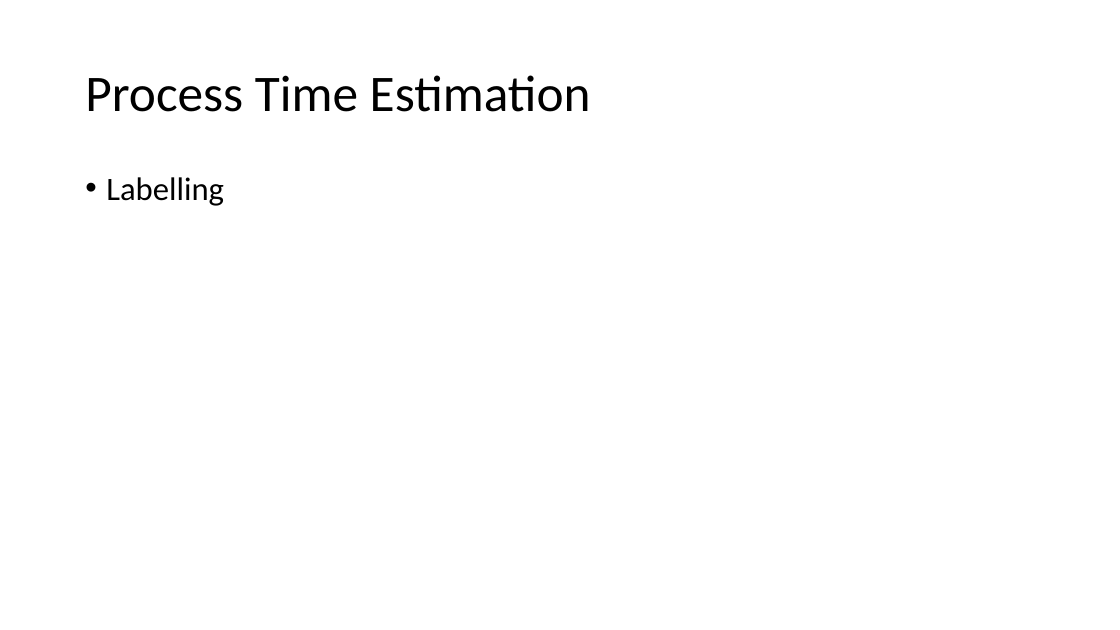
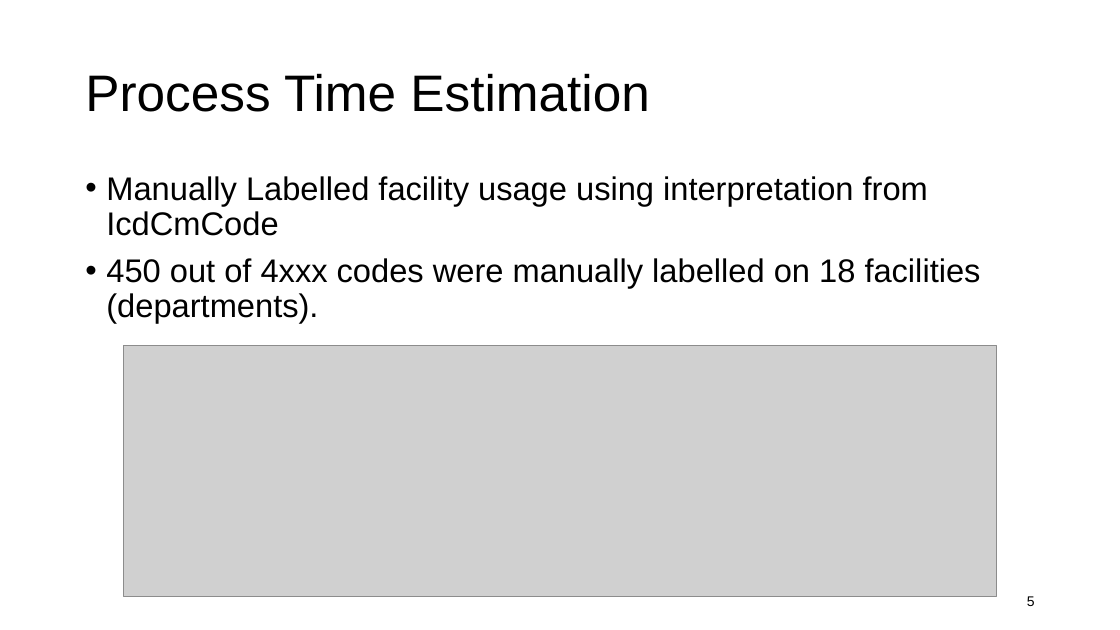
Before and after one commit to kawin7538/ds_hospital_project, a slide deck: slide 5 of memo_presentation/memo.pptx (slide 6 before the commit). Drawn at 1120x630 pixels with LibreOffice and Linux fonts; fonts in the diff are those of the drawing; grey boxes stand for pictures. Boxes give left, top, right and bottom in pixels: in the first picture for what was removed or moved away, otherwise in the second. Text is boxed around its words. In the diff, an @@ line names an element or a change of style, - is before the commit and + after.

```diff
--- a/memo_presentation/memo.pptx
+++ b/memo_presentation/memo.pptx
@@ title "Process Time Estimation" at (x1=85, y1=73, x2=649, y2=112): font Calibri to Arial @@
@@ text at (x1=106, y1=176, x2=981, y2=323): text changed; font Calibri to Arial @@
-• Labelling
+• Manually Labelled facility usage using interpretation from IcdCmCode
+• 450 out of 4xxx codes were manually labelled on 18 facilities (departments).
@@ picture added at (x1=124, y1=345, x2=997, y2=597) @@
@@ page number added at (x1=1027, y1=596, x2=1035, y2=606), 12 pt, text #000000 @@
+5
```
Also in this commit, not shown: 12 other slides changed, 2 slides added, 1 slide removed, 5 other files.
